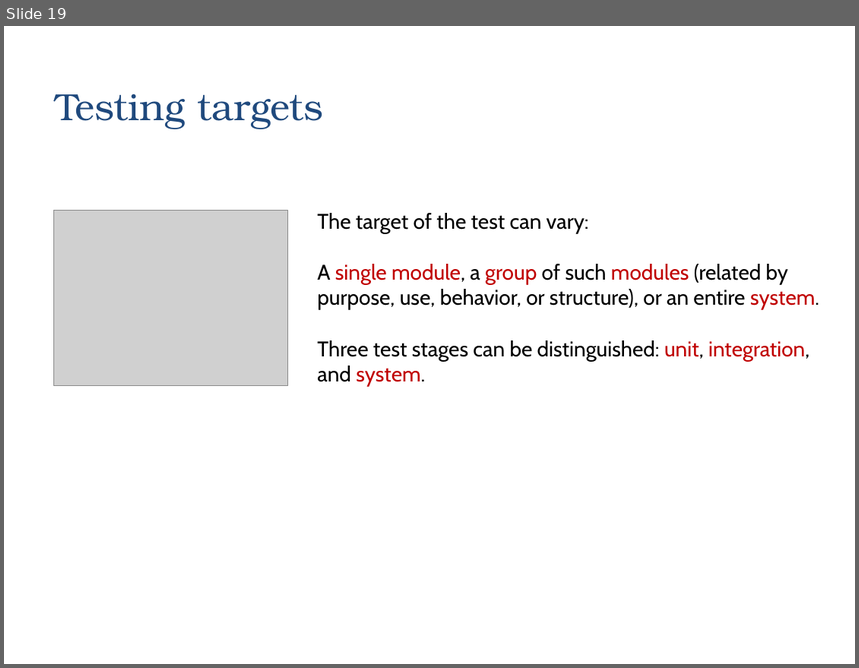
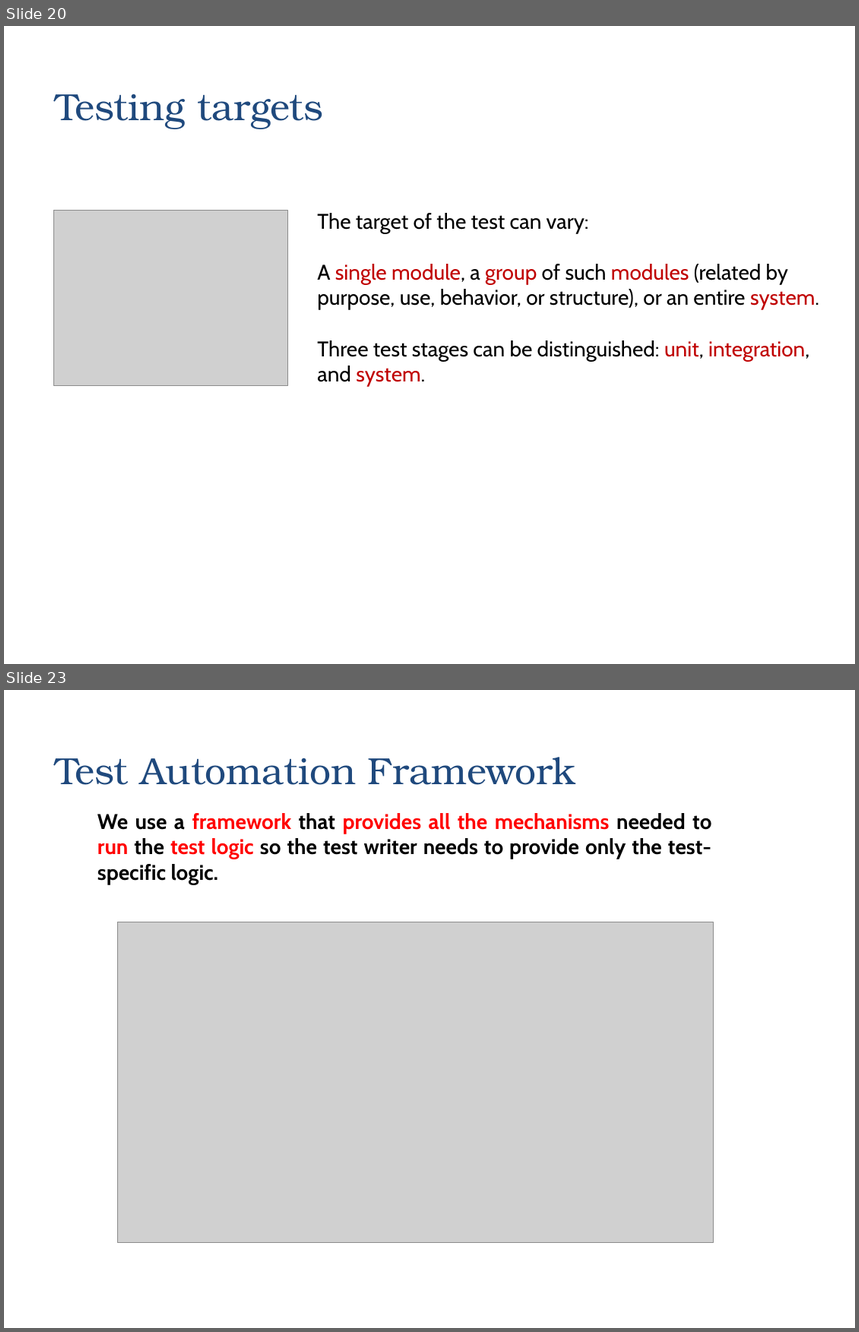
Before and after one commit to zarras/myy803-slides, a slide deck: 6-SoftEng-Testing.ppt. Shown one above the other, each under a label of ours: slide 19 before the commit, slides 20 and 23 after it; the slides between them are not shown. The pictures are 859x668 and 859x1332 pixels, drawn with LibreOffice and Linux fonts; fonts in the diff are those of the drawing; grey boxes stand for pictures. Boxes give left, top, right and bottom in pixels: in the first picture for what was removed or moved away, otherwise in the second. Text is boxed around its words. In the diff, an @@ line names an element or a change of style, - is before the commit and + after.

```diff
--- a/6-SoftEng-Testing.ppt
+++ b/6-SoftEng-Testing.ppt
@@ slide 23 added at (4, 690, 855, 1328), background #FFFFFF @@
@@ title added at (55, 757, 576, 785), 32 pt, text #1F497D @@
+Test Automation Framework
@@ text added at (97, 813, 712, 885), 18 pt, text #000000, bold @@
+We use a framework that provides all the mechanisms needed to run the test logic so the test writer needs to provide only the test-specific logic.
@@ picture added at (117, 923, 713, 1243) @@
@@ text added at (487, 939, 834, 973), 18 pt, text #000000 @@
+…
@@ what was slide 19 is now slide 20 @@
```
Also in this commit, not shown: 2 slides changed, 41 other slides added, 20 slides removed, 1 other file.
